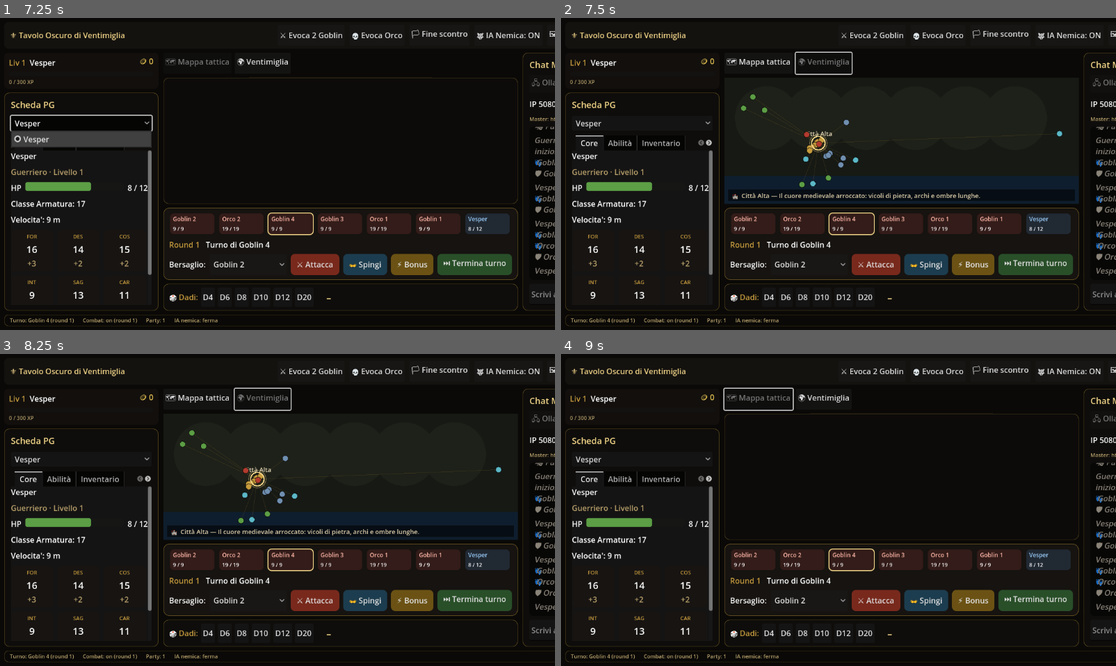
Above: before the commit, frames 1-4 (two rows, left to right).
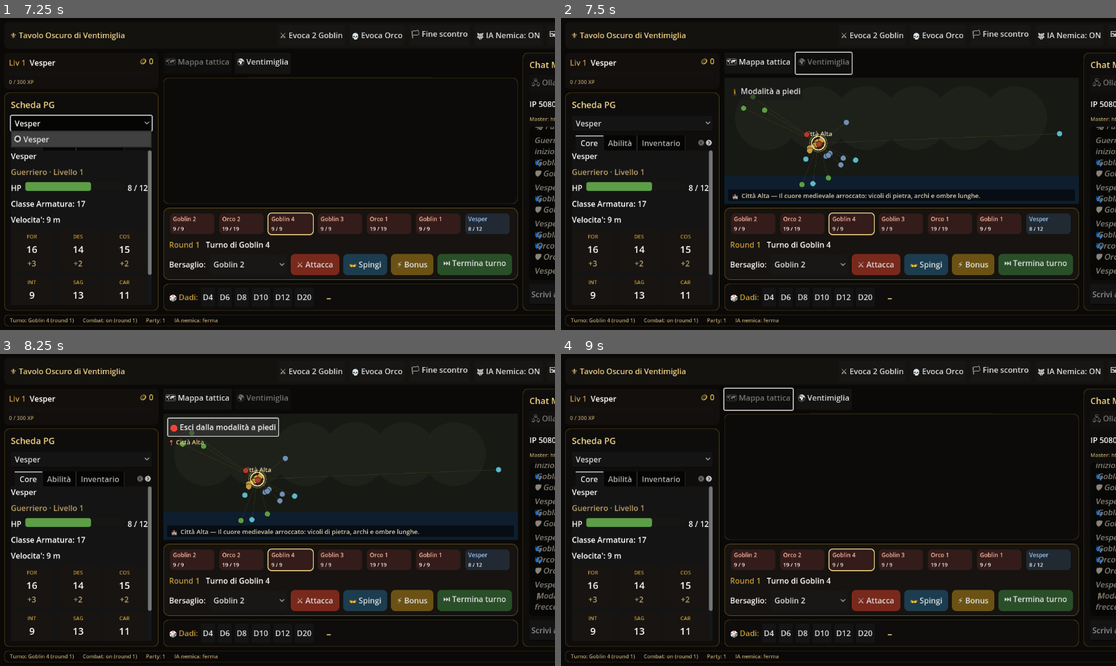
Above: after the commit, the same moments.

Repository: fanaragabriele2-coder/vtt-ventimiglia
Game: Godot game, scene res://main.tscn
Two runs of this game, one before a commit and one after it. Both use one fixed random seed, a clock stepped at 60 frames per second and the inputs below.
Inputs (mouse positions are in pixels of both pictures, inside the frame that each line leads up to):
- Up to frame 1 (7.25 s): click "🎲 INIZIA L'AVVENTURA" at 0.5 s; click "⚔ Evoca 2 Goblin" at 1.25 s; click "⚔ Evoca 2 Goblin" at 2 s; click "💀 Evoca Orco" at 2.75 s; click "🏳 Fine scontro" at 3.5 s; click "💀 Evoca Orco" at 4.25 s; click "🐺 IA Nemica: ON" at 5 s; click "🐺 IA Nemica: OFF" at 5.75 s; click "Vesper" at 6.5 s
- Up to frame 2 (7.5 s): click "🌍 Ventimiglia" at 7.25 s
- Up to frame 3 (8.25 s): click (205, 425) at 8 s, where only the run after the commit has a clickable "🚶 Modalità a piedi"
- Up to frame 4 (9 s): click "🗺 Mappa tattica" at 8.75 s

Frame 1 is identical in both runs. In frame 2, 0.1% of the frame differs, in the area x 31-44%, y 22-27%; in frame 3, 1.4%, in the area x 30-100%, y 10-83%; in frame 4, 0.7%.

Commit message:
Godot: modalità Campagna a piedi sull'overworld (WASD + rilevamento zone)
Porting del gap "campagna a piedi" segnalato nel README: nel monolite (js/12, VTTCampagna) il
party non si limitava a "teletrasportarsi" cliccando un POI, camminava davvero sulla mappa reale
con joystick/tasti, ed entrare nel raggio di un luogo faceva scattare l'arrivo da solo.

- OverworldMap: nuovo pulsante "🚶 Modalità a piedi". Attivo, il party si muove liberamente con
  WASD/frecce (_process ogni frame) invece del solo click-to-travel; una chip "📍 <zona>" mostra
  dove ci si trova. Restare fermi o cliccare durante la camminata non teletrasporta piu' — solo il
  movimento conta, coerente col monolite.
- Rilevamento zone (porting di checkZones, ogni frame invece che a intervalli — qui non serve throttle,
  non c'e' rete da alleggerire): avvicinarsi a un POI aggiorna GameState (party.location) e narra
  l'arrivo in chat da solo, usando la descrizione gia' presente in ventimiglia_pois.json.
- Rifinitura di coerenza: anche il vecchio click-to-travel ora narra l'arrivo via GameState.announce
  (prima restava silenzioso, solo un print in console).
- L'overworld resta stilizzata (nessuna dipendenza da tile Leaflet/OSM in rete, gia' una scelta
  dichiarata nel README): la camminata avviene sulla stessa proiezione gia' esistente.

README aggiornato (struttura, "Come avviare", gap noti: tolta la camminata dall'elenco, aggiunti
cassetto Strumenti/Sistema del monolite e incontri casuali durante la camminata come non ancora
portati). Verificato con gdtoolkit su tutti i 27 script (0 errori), 9 JSON validi, nessun segreto.

Co-Authored-By: Claude Sonnet 5 <noreply@anthropic.com>
Claude-Session: https://claude.ai/code/session_01EitiiDafKKu7YfdrUthcuc

Diff:
--- a/godot/scripts/ui/overworld_map.gd
+++ b/godot/scripts/ui/overworld_map.gd
@@ -36,6 +36,20 @@
 var _hovered_index: int = -1
 var _pad: float = 40.0
 
+# --- Modalita' "Campagna a piedi" (porting di js/12 VTTCampagna): invece del solo click-to-travel
+# fra POI, il party si muove liberamente con WASD/frecce e la vicinanza a un POI ("zona") fa scattare
+# l'arrivo da sola, con narrazione automatica — come il joystick+zone-detection del monolite. Niente
+# tile reali/pan di camera qui (l'overworld resta stilizzata, come gia' documentato nel README): la
+# mappa intera e' sempre visibile, cambia solo come ci si sposta dentro di essa.
+const WALK_SPEED_PX: float = 140.0
+const ZONE_RADIUS_PX: float = 42.0
+
+var _walk_mode: bool = false
+var _party_pixel_pos: Vector2 = Vector2.ZERO
+var _last_zone_index: int = -1
+var _walk_toggle_btn: Button
+var _zone_chip: Label
+
 
 func _ready() -> void:
 	size_flags_horizontal = Control.SIZE_EXPAND_FILL
@@ -46,6 +60,8 @@
 	_current_index = _index_of("Città Alta")
 	_publish_location()
 	resized.connect(queue_redraw)
+	_build_walk_controls()
+	set_process(false)
 
 
 func _load_pois() -> void:
@@ -120,8 +136,9 @@
 			draw_string(font, pos + Vector2(-60, -14), String(p["name"]),
 				HORIZONTAL_ALIGNMENT_CENTER, 120, 13, Color(0.9, 0.85, 0.72))
 
-	# 4) Marker del party sul POI corrente (anello dorato pulsante).
-	var party_pos: Vector2 = _latlng_to_pixel(float(_pois[_current_index]["lat"]), float(_pois[_current_index]["lng"]))
+	# 4) Marker del party: in modalita' a piedi segue la posizione libera (WASD), altrimenti resta
+	# ancorato al POI corrente (click-to-travel).
+	var party_pos: Vector2 = _party_pixel_pos if _walk_mode else _latlng_to_pixel(float(_pois[_current_index]["lat"]), float(_pois[_current_index]["lng"]))
 	draw_arc(party_pos, 14.0, 0, TAU, 32, COL_PARTY, 2.5)
 	draw_arc(party_pos, 18.0, 0, TAU, 32, Color(COL_PARTY.r, COL_PARTY.g, COL_PARTY.b, 0.4), 1.5)
 
@@ -134,7 +151,83 @@
 	draw_string(font, Vector2(16, size.y - 12), label, HORIZONTAL_ALIGNMENT_LEFT, size.x - 32, 13, Color(0.88, 0.82, 0.68))
 
 
-# --- Input: hover + viaggio ---
+# --- Modalita' "Campagna a piedi": pulsante toggle + movimento continuo + rilevamento zone ---
+
+func _build_walk_controls() -> void:
+	_walk_toggle_btn = Button.new()
+	_walk_toggle_btn.text = "🚶 Modalità a piedi"
+	_walk_toggle_btn.position = Vector2(10, 10)
+	_walk_toggle_btn.custom_minimum_size = Vector2(0, 36)
+	_walk_toggle_btn.pressed.connect(_toggle_walk_mode)
+	add_child(_walk_toggle_btn)
+
+	_zone_chip = Label.new()
+	_zone_chip.position = Vector2(10, 50)
+	_zone_chip.add_theme_color_override("font_color", Color(0.94, 0.83, 0.53))
+	_zone_chip.add_theme_font_size_override("font_size", 13)
+	_zone_chip.visible = false
+	add_child(_zone_chip)
+
+
+func _toggle_walk_mode() -> void:
+	_walk_mode = not _walk_mode
+	if _walk_mode:
+		_party_pixel_pos = _latlng_to_pixel(float(_pois[_current_index]["lat"]), float(_pois[_current_index]["lng"]))
+		_last_zone_index = _current_index
+		_walk_toggle_btn.text = "🛑 Esci dalla modalità a piedi"
+		_zone_chip.visible = true
+		_zone_chip.text = "📍 " + String(_pois[_current_index]["name"])
+		GameState.announce("🚶 Modalità a piedi attiva: usa WASD o le frecce per muoverti per Ventimiglia.")
+	else:
+		_walk_toggle_btn.text = "🚶 Modalità a piedi"
+		_zone_chip.visible = false
+	set_process(_walk_mode)
+	queue_redraw()
+
+
+func _process(delta: float) -> void:
+	if not _walk_mode or not visible:
+		return
+	var dir := Vector2.ZERO
+	if Input.is_physical_key_pressed(KEY_W) or Input.is_physical_key_pressed(KEY_UP):
+		dir.y -= 1.0
+	if Input.is_physical_key_pressed(KEY_S) or Input.is_physical_key_pressed(KEY_DOWN):
+		dir.y += 1.0
+	if Input.is_physical_key_pressed(KEY_A) or Input.is_physical_key_pressed(KEY_LEFT):
+		dir.x -= 1.0
+	if Input.is_physical_key_pressed(KEY_D) or Input.is_physical_key_pressed(KEY_RIGHT):
+		dir.x += 1.0
+	if dir == Vector2.ZERO:
+		return
+	_party_pixel_pos += dir.normalized() * WALK_SPEED_PX * delta
+	_party_pixel_pos.x = clampf(_party_pixel_pos.x, _pad, maxf(_pad, size.x - _pad))
+	_party_pixel_pos.y = clampf(_party_pixel_pos.y, _pad, maxf(_pad, size.y - _pad))
+	_check_zone()
+	queue_redraw()
+
+
+## Rileva il POI piu' vicino alla posizione libera del party: se si entra in una zona nuova,
+## l'arrivo scatta da solo (niente click), con narrazione automatica — porting di checkZones.
+func _check_zone() -> void:
+	var nearest: int = -1
+	var nearest_dist: float = ZONE_RADIUS_PX
+	for i: int in range(_pois.size()):
+		var p: Dictionary = _pois[i]
+		var d: float = _party_pixel_pos.distance_to(_latlng_to_pixel(float(p["lat"]), float(p["lng"])))
+		if d < nearest_dist:
+			nearest_dist = d
+			nearest = i
+	_zone_chip.text = ("📍 " + String(_pois[nearest]["name"])) if nearest >= 0 else "🧭 Tra i vicoli di Ventimiglia"
+	if nearest >= 0 and nearest != _last_zone_index:
+		_last_zone_index = nearest
+		_current_index = nearest
+		_publish_location()
+		var p: Dictionary = _pois[nearest]
+		GameState.announce("➜ Il party arriva a " + String(p["name"]) + ". " + String(p.get("desc", "")))
+		party_traveled.emit(String(p["name"]), p)
+
+
+# --- Input: hover + viaggio (click-to-travel, disattivo durante la modalita' a piedi) ---
 
 func _gui_input(event: InputEvent) -> void:
 	var mm := event as InputEventMouseMotion
@@ -144,6 +237,8 @@
 			_hovered_index = idx
 			queue_redraw()
 		return
+	if _walk_mode:
+		return  # in modalita' a piedi ci si muove con WASD/frecce, non col click
 	var mb := event as InputEventMouseButton
 	if mb != null and mb.pressed and mb.button_index == MOUSE_BUTTON_LEFT:
 		var idx: int = _poi_near(mb.position)
@@ -165,8 +260,10 @@
 
 func _travel_to(index: int) -> void:
 	_current_index = index
+	_last_zone_index = index
 	_publish_location()
 	var p: Dictionary = _pois[index]
+	GameState.announce("➜ Il party si dirige verso " + String(p["name"]) + ". " + String(p.get("desc", "")))
 	party_traveled.emit(String(p["name"]), p)
 	queue_redraw()
 
--- a/godot/scripts/ui/vtt_main.gd
+++ b/godot/scripts/ui/vtt_main.gd
@@ -227,6 +227,7 @@
 	_view_overworld_btn.disabled = not tactical_active
 
 
-func _on_party_traveled(poi_name: String, poi: Dictionary) -> void:
-	# Annota lo spostamento nel log della chat (la posizione vera e' gia' in GameState).
-	print("[Overworld] Il party e' giunto a %s (%s)" % [poi_name, String(poi.get("desc", ""))])
+func _on_party_traveled(poi_name: String, _poi: Dictionary) -> void:
+	# La narrazione dell'arrivo passa gia' da GameState.announce (OverworldMap la emette anche in
+	# chat); qui basta il log di debug per chi guarda l'output dell'editor.
+	print("[Overworld] Il party e' giunto a %s" % poi_name)
Not shown, changed: godot/README.md
